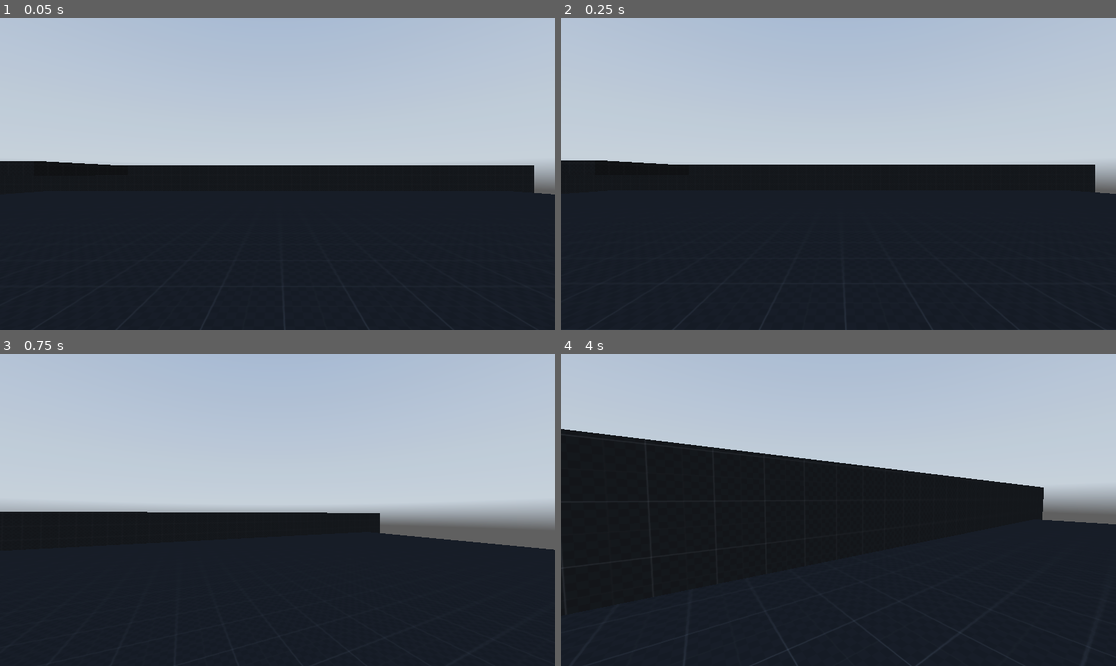
Above: before the commit, frames 1-4 (two rows, left to right).
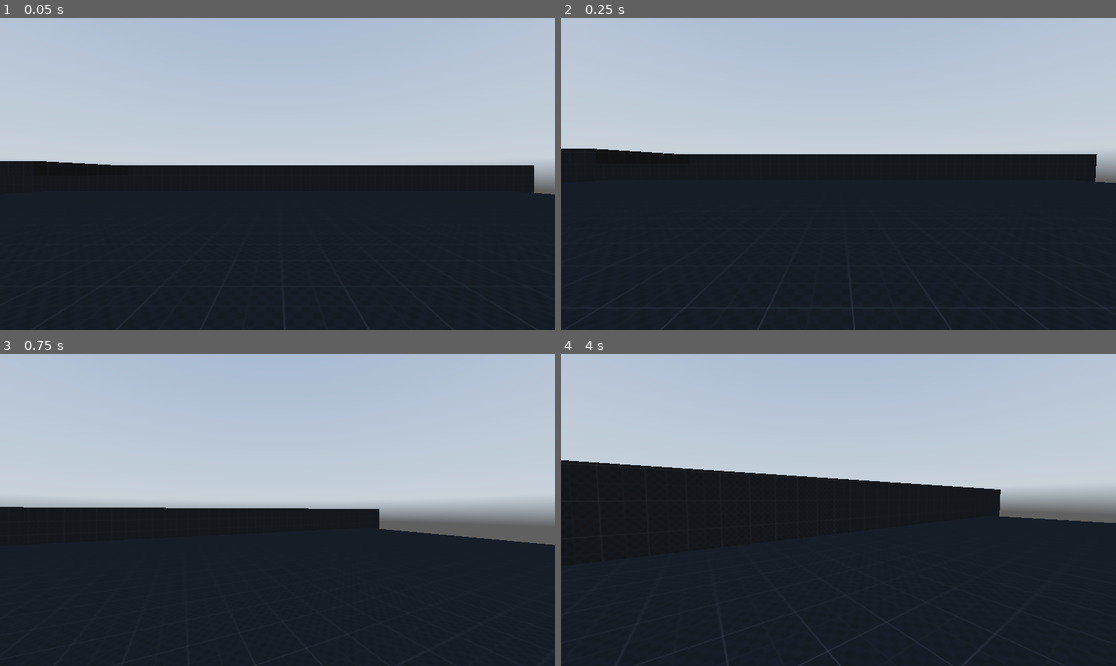
Above: after the commit, the same moments.

Repository: Robot-Joe/babysfirstfps
Game: Godot game, scene res://world.tscn
The game is run twice, just before and just after one commit, with the same random seed, the same clock (stepped at 60 frames per second) and the same inputs. A sky picture missing from this copy of the repository is replaced by a grey-blue gradient.
Inputs (mouse positions are in pixels of both pictures, inside the frame that each line leads up to):
- Up to frame 1 (0.05 s): no input
- Up to frame 2 (0.25 s): no input
- Up to frame 3 (0.75 s): tap Enter (ui_accept) at 0.5 s; move the mouse to (305, 510) at 0.52 s; hold W (Forward) from 0.53 s (still down); hold Shift (Sprint) from 0.53 s (still down)
- Up to frame 4 (4 s): keep holding W (Forward); tap Enter (ui_accept) at 0.77, 0.8, 1.07, 1.35, 1.52, 1.82, 2.3, 3.02, 3.32, 3.77, 3.8 s; move the mouse to (810, 510) at 1.27 s; release Shift (Sprint) at 1.28 s; tap Shift (Sprint) at 1.55, 2.85 s; move the mouse to (849, 503) at 2.02 s; hold Ctrl (Crouch) 2.03-2.78 s; move the mouse to (832, 516) at 2.77 s; move the mouse to (877, 513) at 3.52 s; hold Shift (Sprint) from 3.53 s (still down)

Frame 1 is identical in both runs. In frame 2, 3.7% of the frame differs, in the area x 0-100%, y 41-100%; in frame 3, 1.4%; in frame 4, 5.8%, in the area x 0-100%, y 24-100%.

Commit message:
Added rough jump and landing animations

Diff:
--- a/scripts/player.gd
+++ b/scripts/player.gd
@@ -7,6 +7,7 @@
 @onready var standing_collision_shape: CollisionShape3D = $standing_collision_shape
 @onready var crouching_collision_shape: CollisionShape3D = $crouching_collision_shape
 @onready var bonk_raycast: RayCast3D = $RayCast3D
+@onready var animation_player: AnimationPlayer = $Head/Camera3D/AnimationPlayer
 
 # speed vars
 
@@ -18,10 +19,10 @@
 
 # movement vars
 const jump_velocity = 4.5
-
 var lerp_speed = 10.0
-var air_lerp_speed = 3.0
+var air_lerp_speed = 1.5
 var crouch_depth = -0.5
+var last_velocity = Vector3.ZERO
 
 # head bob vars
 const bob_freq = 2.0
@@ -47,12 +48,12 @@
 
 	# handle movement state
 
-	#crouching
 
 	current_speed = walk_speed
 
-	if Input.is_action_pressed("Sprint"):
+	if Input.is_action_pressed("Sprint") and is_on_floor():
 		current_speed = sprint_speed
+	#crouching
 	if (Input.is_action_pressed("Crouch") or bonk_raycast.is_colliding()) and is_on_floor():
 		current_speed = crouch_speed
 		head.position.y = lerp(head.position.y,1.8 + crouch_depth,delta*lerp_speed)
@@ -64,9 +65,6 @@
 		crouching_collision_shape.disabled = true
 		head.position.y = lerp(head.position.y,1.8,delta*lerp_speed)
 
-
-
-
 	# Add the gravity.
 	if not is_on_floor():
 		velocity += get_gravity() * delta
@@ -74,6 +72,11 @@
 	# Handle jump.
 	if Input.is_action_just_pressed("ui_accept") and is_on_floor() and ! bonk_raycast.is_colliding():
 		velocity.y = jump_velocity
+		animation_player.play("Jump")
+	# Handle Landing
+	if is_on_floor():
+		if last_velocity.y < 0.0:
+			animation_player.play("Landing")
 
 	# Get the input direction and handle the movement/deceleration.
 	# As good practice, you should replace UI actions with custom gameplay actions.
@@ -97,6 +100,8 @@
 	t_bob += delta * velocity.length() * float(is_on_floor())
 	camera_3d.transform.origin = _headbob(t_bob)
 
+	last_velocity = velocity
+
 	move_and_slide()
 
 func _headbob(time) -> Vector3:
--- a/world.tscn
+++ b/world.tscn
@@ -29,6 +29,96 @@
 
 [sub_resource type="CapsuleShape3D" id="CapsuleShape3D_tlwt5"]
 height = 1.2
+
+[sub_resource type="Animation" id="Animation_aqk2v"]
+resource_name = "Jump"
+length = 0.3
+tracks/0/type = "value"
+tracks/0/imported = false
+tracks/0/enabled = true
+tracks/0/path = NodePath(".:rotation")
+tracks/0/interp = 1
+tracks/0/loop_wrap = true
+tracks/0/keys = {
+"times": PackedFloat32Array(0, 0.1, 0.3),
+"transitions": PackedFloat32Array(1, 1, 1),
+"update": 0,
+"values": [Vector3(0, 0, 0), Vector3(-0.0436332, 0, 0), Vector3(0, 0, 0)]
+}
+tracks/1/type = "value"
+tracks/1/imported = false
+tracks/1/enabled = true
+tracks/1/path = NodePath(".:position")
+tracks/1/interp = 1
+tracks/1/loop_wrap = true
+tracks/1/keys = {
+"times": PackedFloat32Array(0, 0.1, 0.3),
+"transitions": PackedFloat32Array(1, 1, 1),
+"update": 0,
+"values": [Vector3(0, 0, 0), Vector3(0, -0.1, 0), Vector3(0, 0, 0)]
+}
+
+[sub_resource type="Animation" id="Animation_dwbse"]
+resource_name = "Landing"
+length = 0.3
+tracks/0/type = "value"
+tracks/0/imported = false
+tracks/0/enabled = true
+tracks/0/path = NodePath(".:rotation")
+tracks/0/interp = 1
+tracks/0/loop_wrap = true
+tracks/0/keys = {
+"times": PackedFloat32Array(0, 0.1, 0.3),
+"transitions": PackedFloat32Array(1, 1, 1),
+"update": 0,
+"values": [Vector3(0, 0, 0), Vector3(-0.0523599, 0, 0), Vector3(0, 0, 0)]
+}
+tracks/1/type = "value"
+tracks/1/imported = false
+tracks/1/enabled = true
+tracks/1/path = NodePath(".:position")
+tracks/1/interp = 1
+tracks/1/loop_wrap = true
+tracks/1/keys = {
+"times": PackedFloat32Array(0, 0.1, 0.3),
+"transitions": PackedFloat32Array(1, 1, 1),
+"update": 0,
+"values": [Vector3(0, 0, 0), Vector3(0, -0.1, 0), Vector3(0, 0, 0)]
+}
+
+[sub_resource type="Animation" id="Animation_036b0"]
+length = 0.001
+tracks/0/type = "value"
+tracks/0/imported = false
+tracks/0/enabled = true
+tracks/0/path = NodePath(".:rotation")
+tracks/0/interp = 1
+tracks/0/loop_wrap = true
+tracks/0/keys = {
+"times": PackedFloat32Array(0),
+"transitions": PackedFloat32Array(1),
+"update": 0,
+"values": [Vector3(0, 0, 0)]
+}
+tracks/1/type = "value"
+tracks/1/imported = false
+tracks/1/enabled = true
+tracks/1/path = NodePath(".:position")
+tracks/1/interp = 1
+tracks/1/loop_wrap = true
+tracks/1/keys = {
+"times": PackedFloat32Array(0),
+"transitions": PackedFloat32Array(1),
+"update": 0,
+"values": [Vector3(0, 0, 0)]
+}
+
+[sub_resource type="AnimationLibrary" id="AnimationLibrary_dwbse"]
+_data = {
+&"Jump": SubResource("Animation_aqk2v"),
+&"Landing": SubResource("Animation_dwbse"),
+&"RESET": SubResource("Animation_036b0")
+}
 
 [node name="World" type="Node3D"]
 transform = Transform3D(1, 0, 0, 0, 1, 0, 0, 0, 1, -0.0633144, 1.90735e-06, 0.171185)
@@ -90,3 +180,8 @@
 transform = Transform3D(1, 0, 0, 0, 1, 0, 0, 0, 1, 0, 1.8, 0)
 
 [node name="Camera3D" type="Camera3D" parent="Player/Head"]
+
+[node name="AnimationPlayer" type="AnimationPlayer" parent="Player/Head/Camera3D"]
+libraries = {
+&"": SubResource("AnimationLibrary_dwbse")
+}
Not shown: 1 places in world.tscn that only renumber resources
